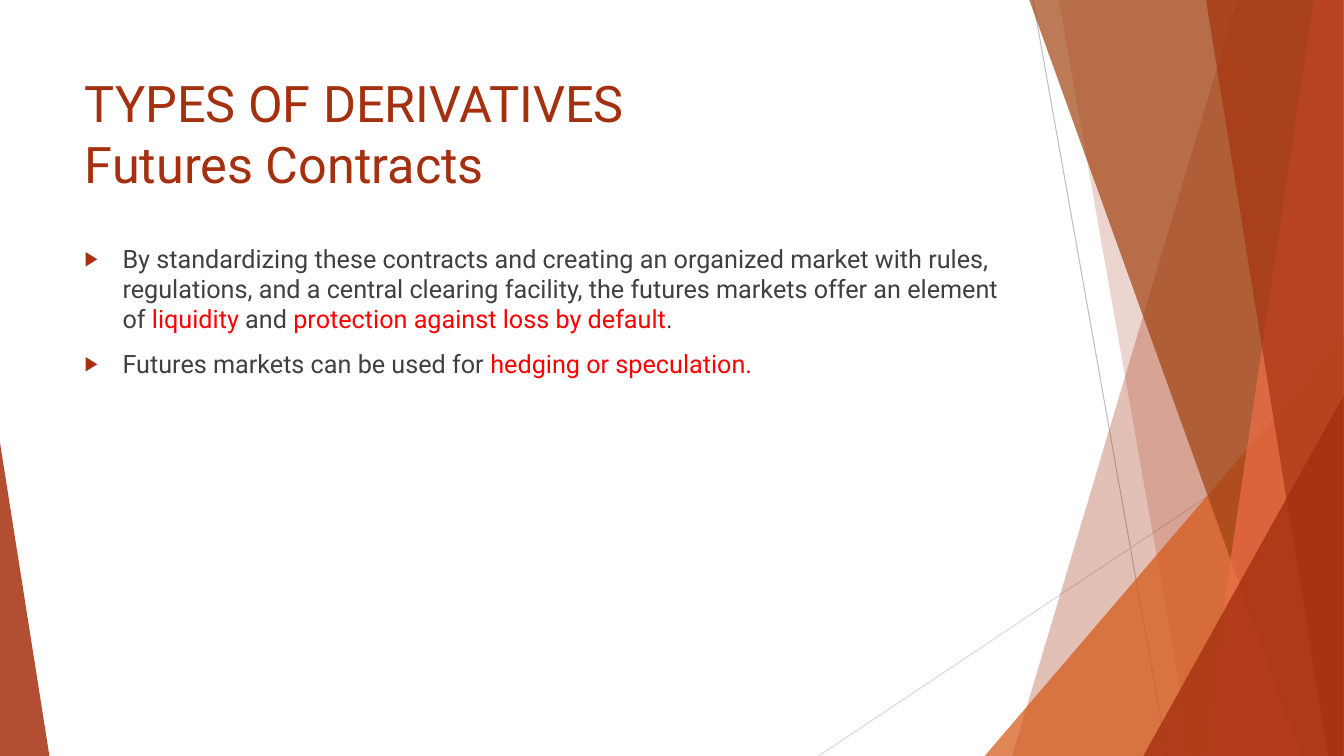
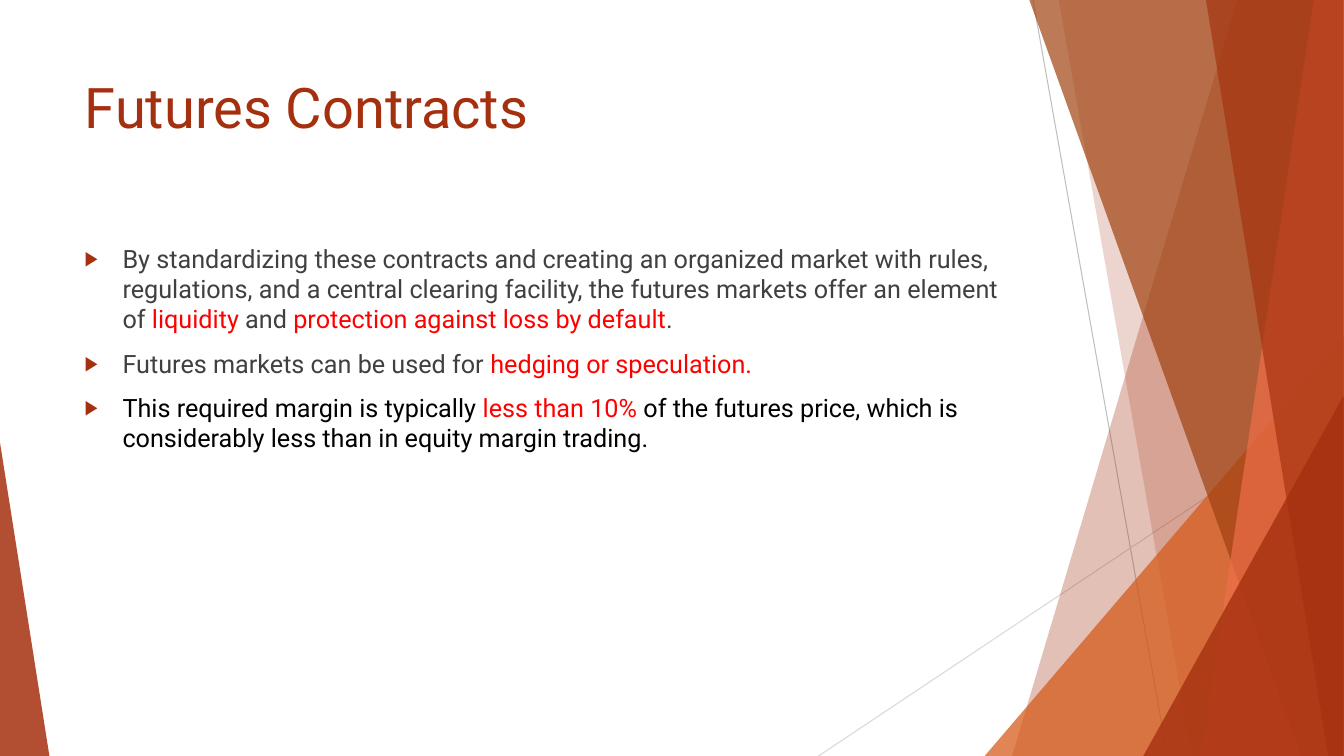
Before and after one commit to Isco0530/data, a slide deck: slide 13 of Reading 45.pptx (slide 12 before the commit). Drawn at 1344x756 pixels with LibreOffice and Linux fonts; fonts in the diff are those of the drawing. Boxes give left, top, right and bottom in pixels: in the first picture for what was removed or moved away, otherwise in the second. Text is boxed around its words. In the diff, an @@ line names an element or a change of style, - is before the commit and + after.

```diff
--- a/Reading 45.pptx
+++ b/Reading 45.pptx
@@ title at [85, 87, 528, 129]: text changed; size 36 to 40 pt @@
-TYPES OF DERIVATIVES
-Futures Contracts
+Futures Contracts
@@ text at [123, 398, 958, 453]: paragraph added @@
+▶ This required margin is typically less than 10% of the futures price, which is considerably less than in equity margin trading.
```
Also in this commit, not shown: 5 other slides changed, 1 slide added.
